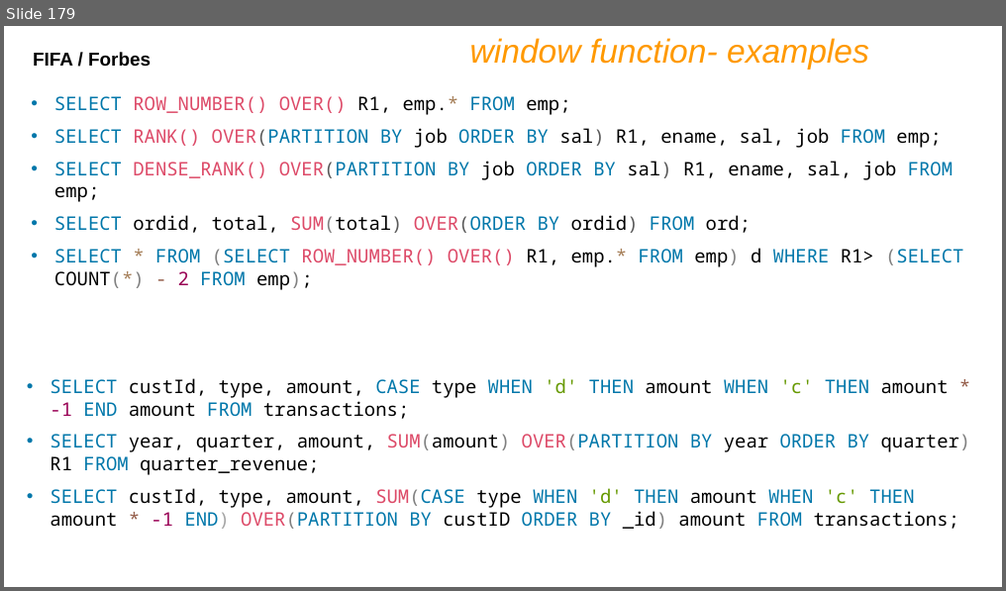
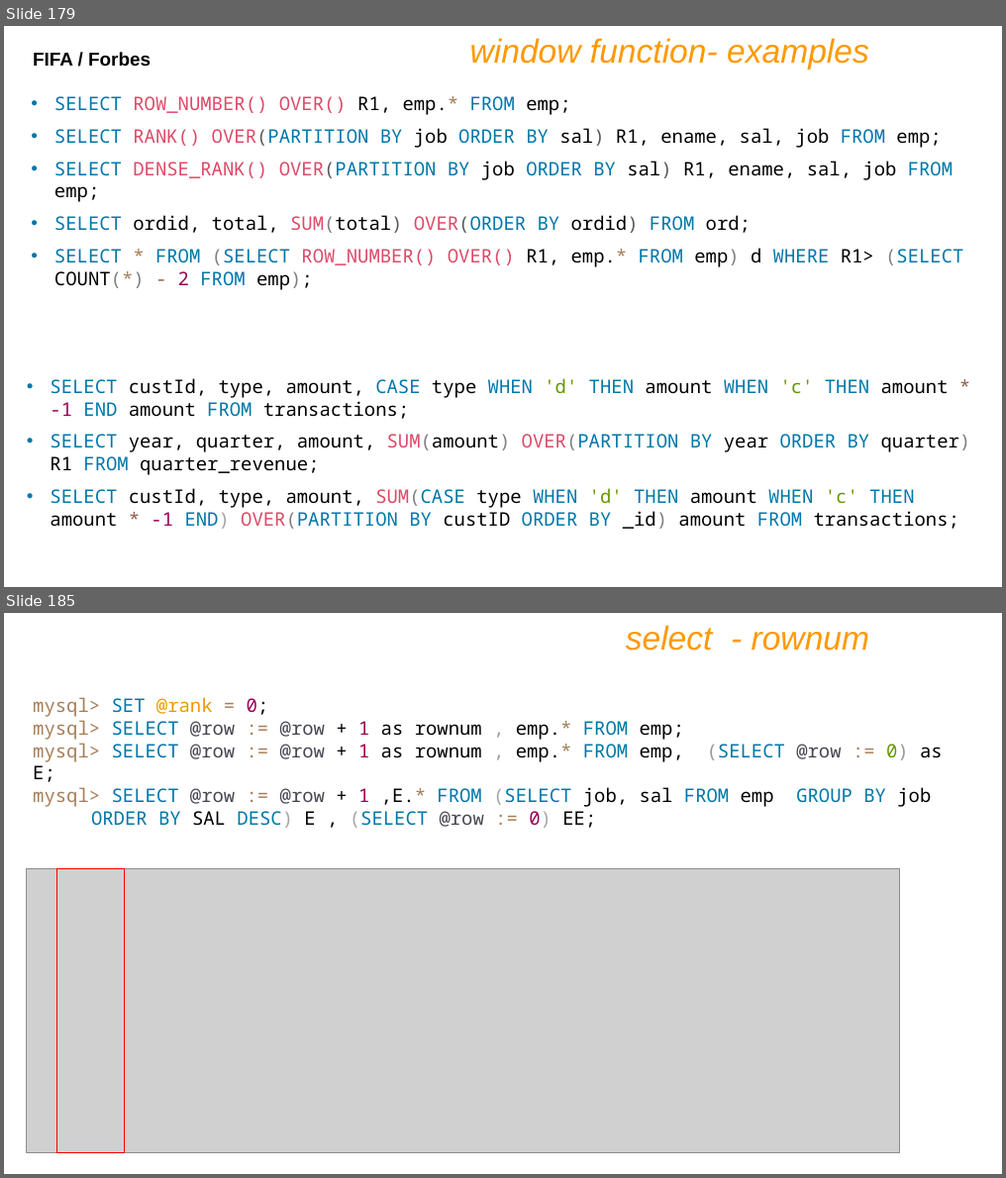
Before and after one commit to shubhamlokhande2147/CDAC-Buddy, a slide deck: DBT/IET MySQL PPT Ver9.pptx. Shown one above the other, each under a label of ours: slide 179 before the commit, slides 179 and 185 after it; the slides between them are not shown. The pictures are 1006x591 and 1006x1178 pixels, drawn with LibreOffice and Linux fonts; fonts in the diff are those of the drawing; grey boxes stand for pictures. Boxes give left, top, right and bottom in pixels: in the first picture for what was removed or moved away, otherwise in the second. Text is boxed around its words. In the diff, an @@ line names an element or a change of style, - is before the commit and + after.

```diff
--- a/DBT/IET MySQL PPT Ver9.pptx
+++ b/DBT/IET MySQL PPT Ver9.pptx
@@ slide 185 added at bbox=[4, 613, 1002, 1174], background #FFFFFF @@
@@ text added at bbox=[626, 625, 869, 651], 32 pt, text #FF9900, italic @@
+select - rownum
@@ text added at bbox=[33, 697, 943, 828], 18 pt, text #0077AA @@
+mysql> SET @rank = 0;
+mysql> SELECT @row := @row + 1 as rownum , emp.* FROM emp;
+mysql> SELECT @row := @row + 1 as rownum , emp.* FROM emp, (SELECT @row := 0) as E;
+mysql> SELECT @row := @row + 1 ,E.* FROM (SELECT job, sal FROM emp GROUP BY job ORDER BY SAL DESC) E , (SELECT @row := 0) EE;
@@ picture added at bbox=[27, 868, 899, 1153] @@
@@ rectangle added at bbox=[56, 868, 125, 1153], outline #FF0000 1 pt @@
```
Also in this commit, not shown: 13 slides changed, 51 other slides added, 1 other file.
